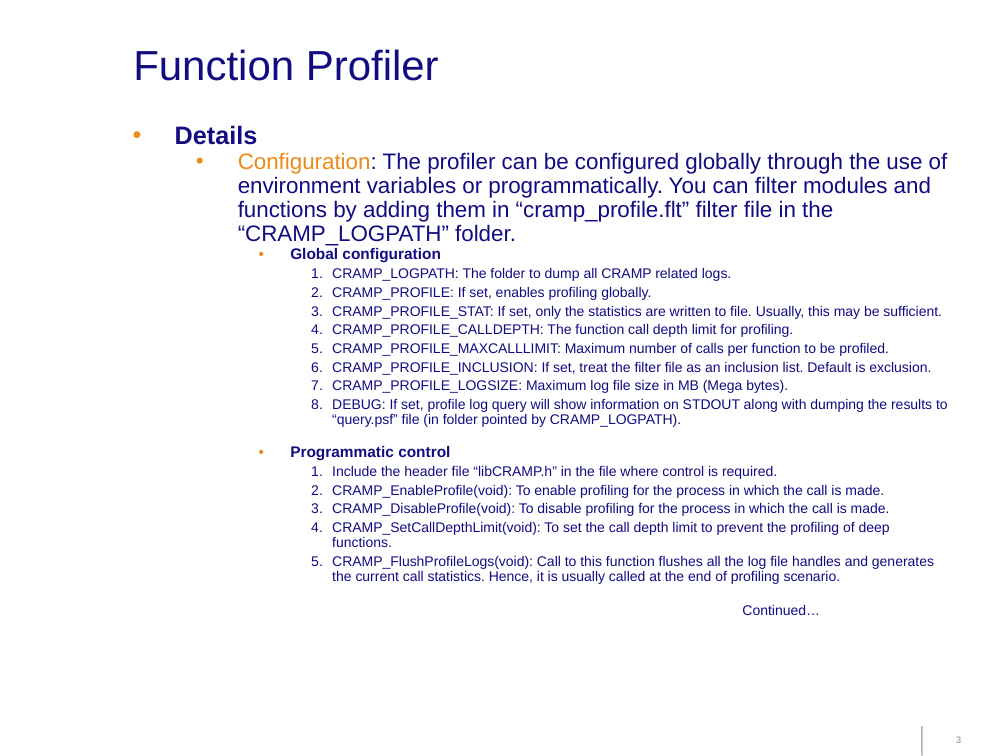
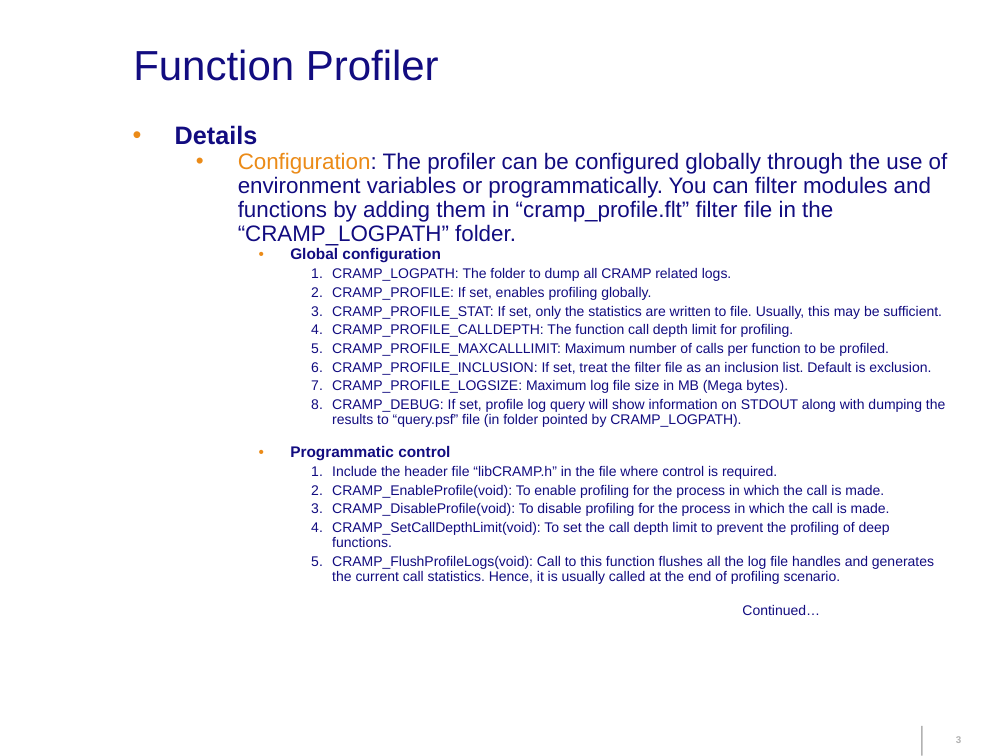
Before and after one commit to 0xdky/cramp, a slide deck: slide 3 of docs/CRAMP.ppt. Drawn at 1008x756 pixels with LibreOffice and Linux fonts; fonts in the diff are those of the drawing; background and template pictures are left out. Boxes give left, top, right and bottom in pixels: in the first picture for what was removed or moved away, otherwise in the second. Text is boxed around its words. In the diff, an @@ line names an element or a change of style, - is before the commit and + after.

```diff
--- a/docs/CRAMP.ppt
+++ b/docs/CRAMP.ppt
@@ text at [332, 399, 945, 427]: text changed @@
-      8. DEBUG: If set, profile log query will show information on STDOUT along with dumping the results to “query.psf” file (in folder pointed by CRAMP_LOGPATH).
+      8. CRAMP_DEBUG: If set, profile log query will show information on STDOUT along with dumping the results to “query.psf” file (in folder pointed by CRAMP_LOGPATH).
```
Also in this commit, not shown: 2 other slides changed, 1 other file.
